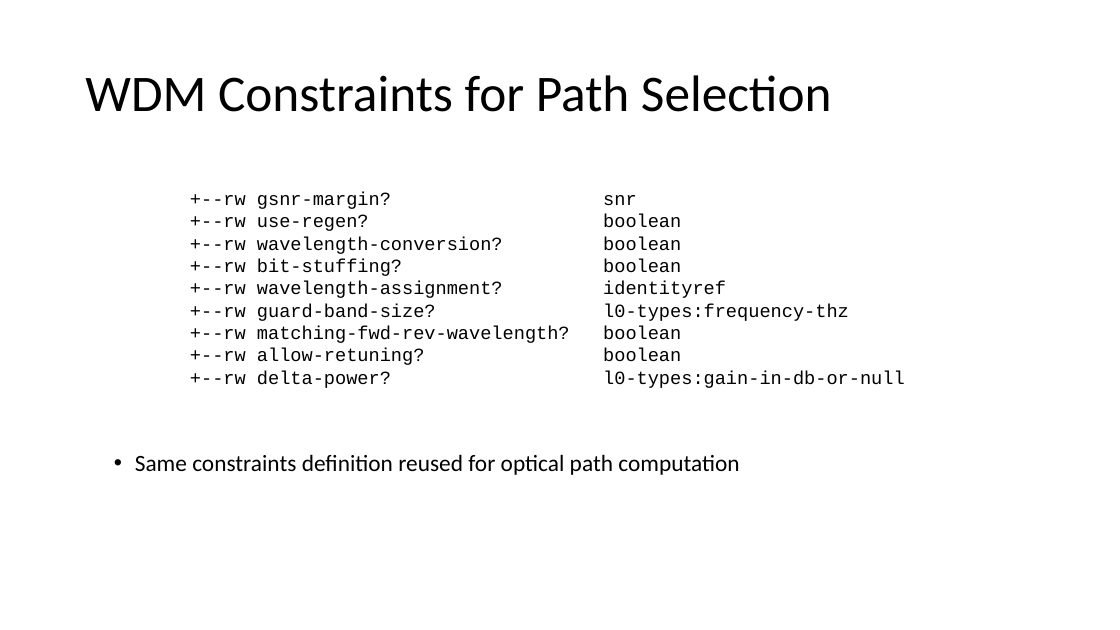
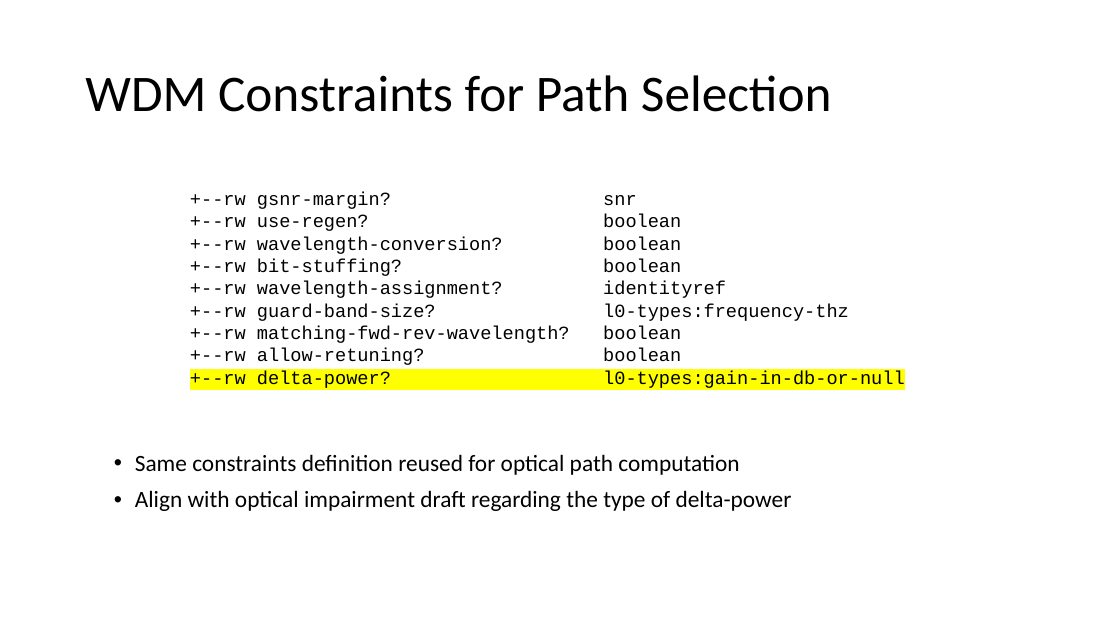
Before and after one commit to aguoietf/merged-ietf-ccamp-wdm-tunnel-yang, a slide deck: slide 7 of meeting-materials/draft-bgk-merged-wdm-tunnel-yang-ietf-118.pptx. Drawn at 1120x630 pixels with LibreOffice and Linux fonts; fonts in the diff are those of the drawing. Boxes give left, top, right and bottom in pixels: in the first picture for what was removed or moved away, otherwise in the second. Text is boxed around its words. In the diff, an @@ line names an element or a change of style, - is before the commit and + after.

```diff
--- a/meeting-materials/draft-bgk-merged-wdm-tunnel-yang-ietf-118.pptx
+++ b/meeting-materials/draft-bgk-merged-wdm-tunnel-yang-ietf-118.pptx
@@ text at (x1=190, y1=371, x2=905, y2=388): highlight none to #FFFF00 in "+--rw delta-power? l0-types:gain-in-db-or-null" @@
@@ text at (x1=135, y1=490, x2=792, y2=511): paragraph added @@
+• Align with optical impairment draft regarding the type of delta-power
```
Also in this commit, not shown: 4 other slides changed, 2 slides removed.
